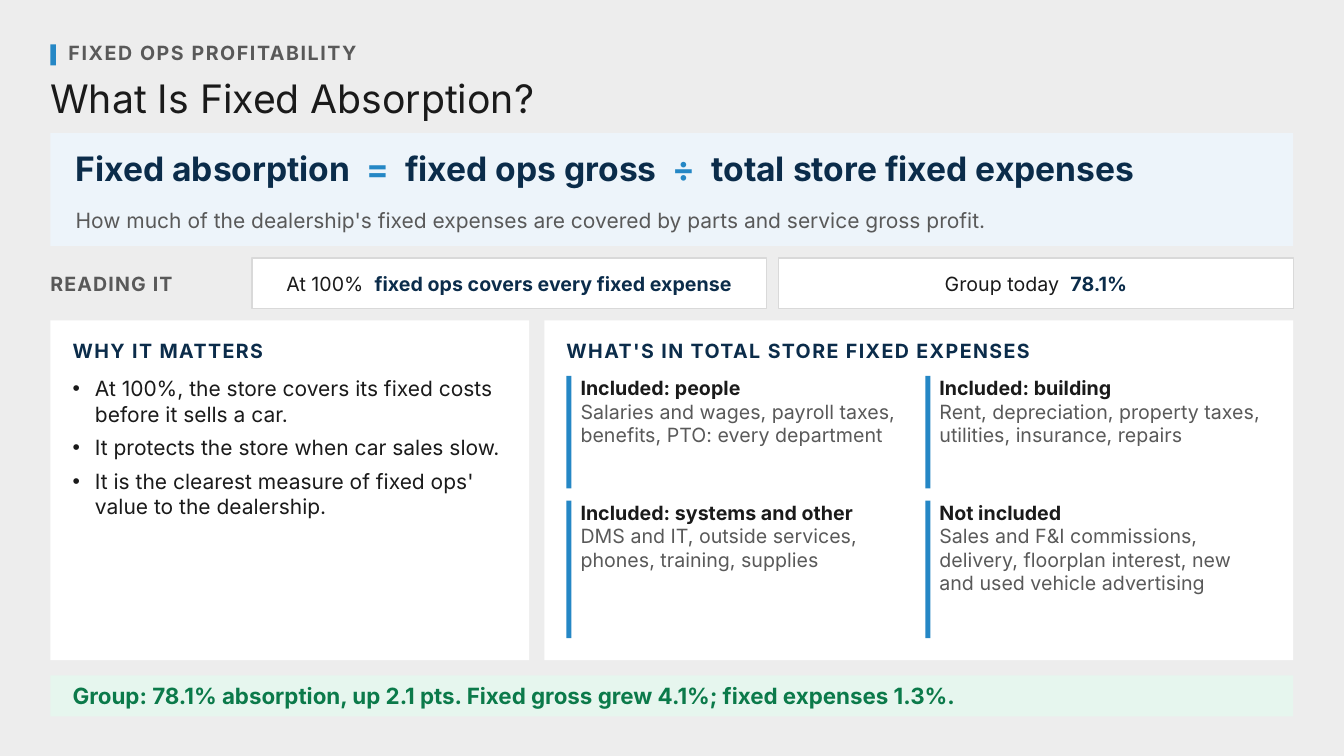
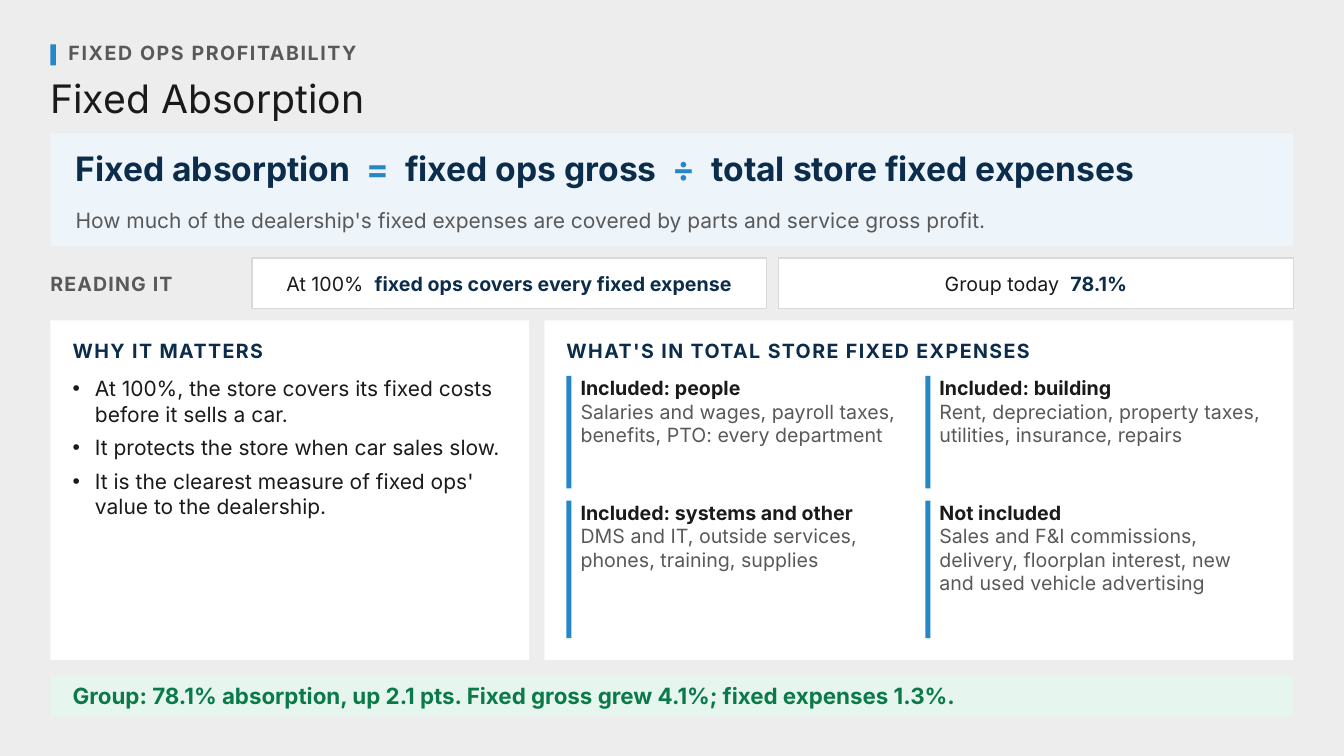
Before and after one commit to Ndresner/Noah, a slide deck: slide 27 of day2-deck/decks/Fixed Ops - Day 2 Example Test Deck.pptx. Drawn at 1344x756 pixels with LibreOffice and Linux fonts; fonts in the diff are those of the drawing. Boxes give left, top, right and bottom in pixels: in the first picture for what was removed or moved away, otherwise in the second. Text is boxed around its words. In the diff, an @@ line names an element or a change of style, - is before the commit and + after.

```diff
--- a/day2-deck/decks/Fixed Ops - Day 2 Example Test Deck.pptx
+++ b/day2-deck/decks/Fixed Ops - Day 2 Example Test Deck.pptx
@@ text at (50, 83, 364, 121): text changed @@
-What Is Fixed Absorption?
+Fixed Absorption
```
Also in this commit, not shown: 10 other slides changed, 9 other files.
